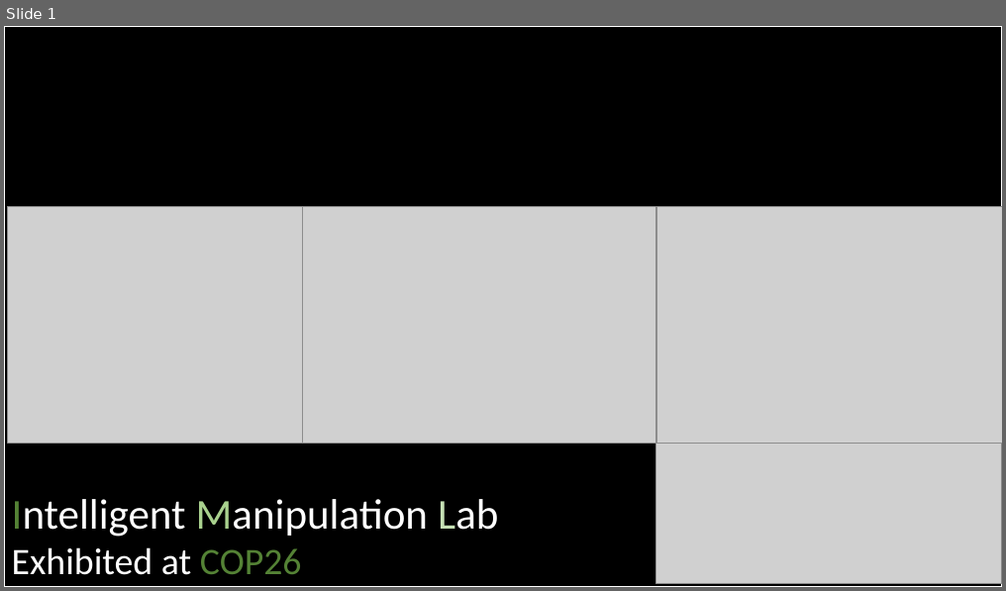
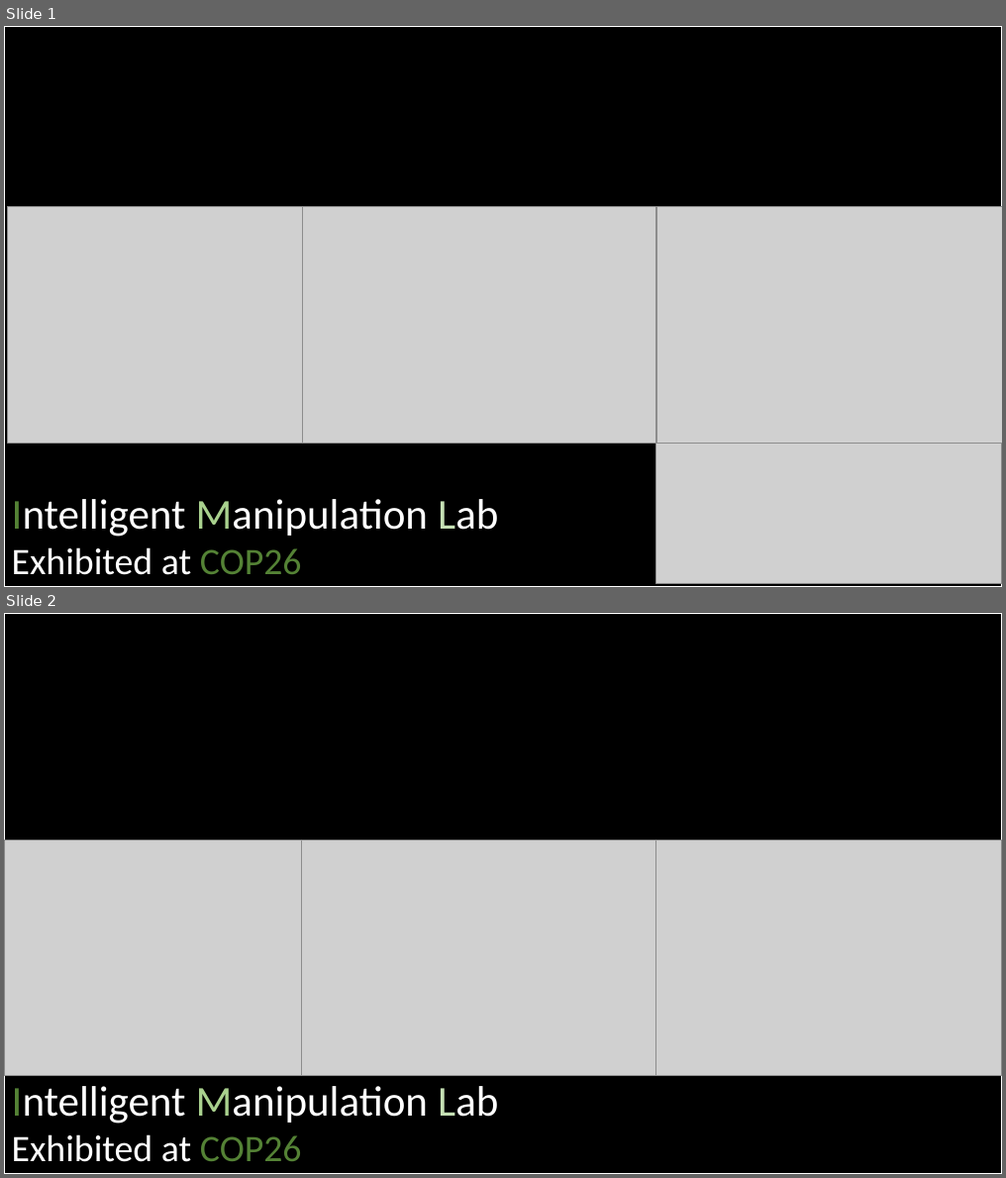
Before and after one commit to imanlab/imanlab.github.io, a slide deck: assets/img/front112022.pptx. Shown one above the other, each under a label of ours: slide 1 before the commit, slides 1 and 2 after it. The pictures are 1006x591 and 1006x1178 pixels, drawn with LibreOffice and Linux fonts; fonts in the diff are those of the drawing; grey boxes stand for pictures. Boxes give left, top, right and bottom in pixels: in the first picture for what was removed or moved away, otherwise in the second. Text is boxed around its words. In the diff, an @@ line names an element or a change of style, - is before the commit and + after.

```diff
--- a/assets/img/front112022.pptx
+++ b/assets/img/front112022.pptx
@@ slide 2 added at box(4, 613, 1002, 1174), background #FFFFFF @@
@@ rectangle added at box(4, 613, 1002, 1174), fill #000000, outline #FFFFFF 1.5 pt @@
@@ picture added at box(4, 841, 381, 1076) @@
@@ picture added at box(302, 841, 656, 1076) @@
@@ picture added at box(656, 841, 1002, 1076) @@
@@ text added at box(12, 1086, 498, 1162), 41 pt, text #FFFFFF @@
+Intelligent Manipulation Lab
+Exhibited at COP26
```
Also in this commit, not shown: 14 other files.
